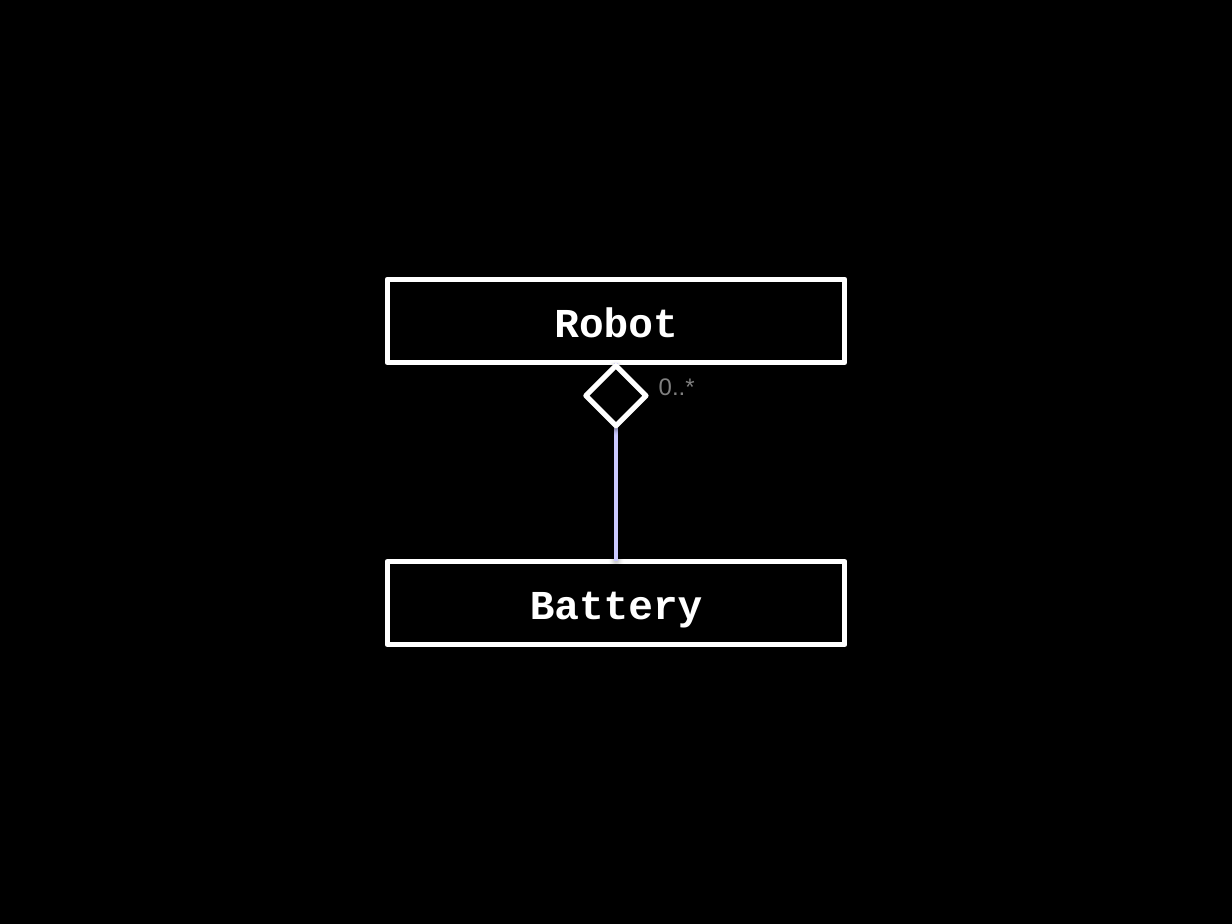
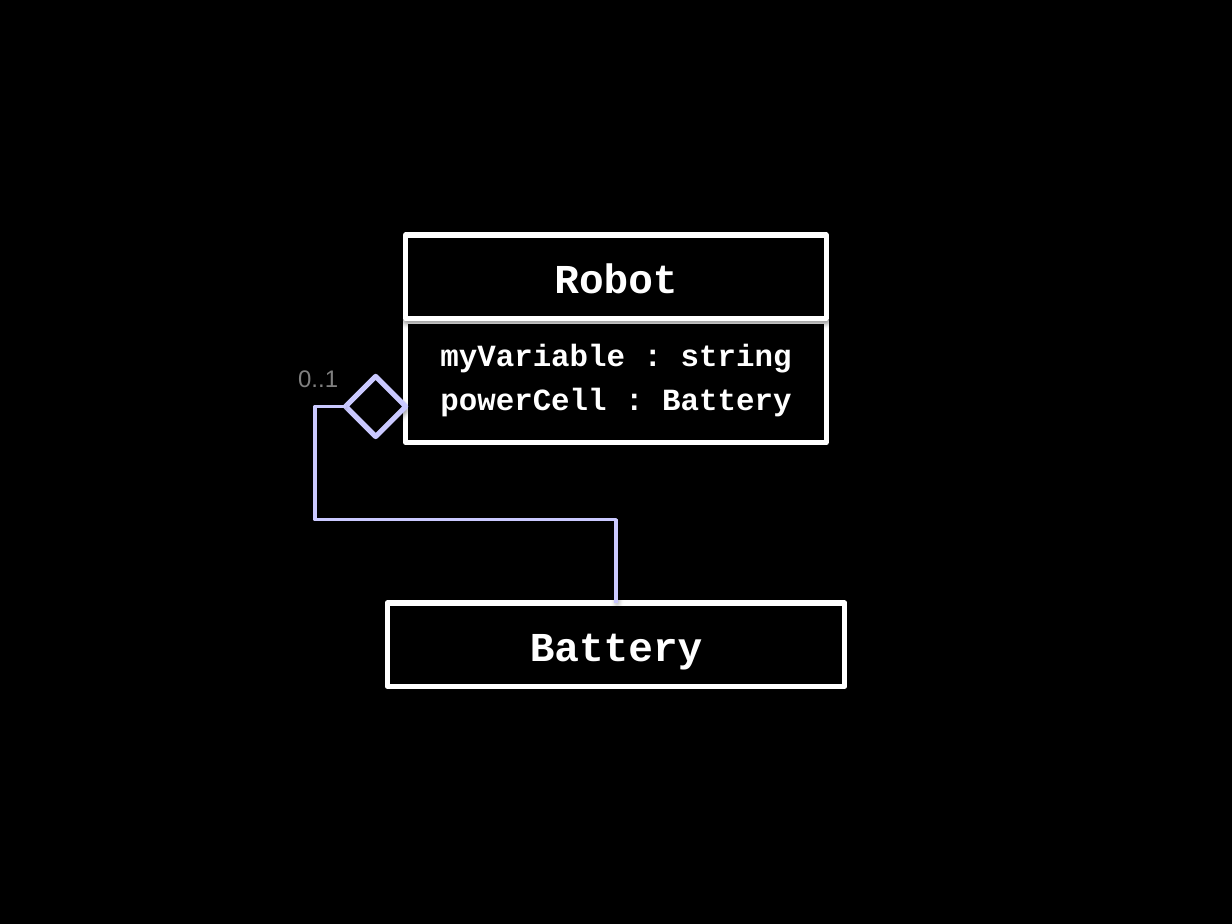
Before and after one commit to socketwench/OOPforObjectHaters, a slide deck: slide 48 of src/OOPforObjectHaters.pptx (slide 47 before the commit). Drawn at 1232x924 pixels with LibreOffice and Linux fonts; fonts in the diff are those of the drawing. Boxes give left, top, right and bottom in pixels: in the first picture for what was removed or moved away, otherwise in the second. Text is boxed around its words. In the diff, an @@ line names an element or a change of style, - is before the commit and + after.

```diff
--- a/src/OOPforObjectHaters.pptx
+++ b/src/OOPforObjectHaters.pptx
@@ rectangle "Robot": place and size @@
-rectangle "Robot" at (387,280,845,363)
+rectangle "Robot" at (405,235,825,319)
@@ rectangle added at (405,322,825,444), fill #000000, outline #FFFFFF 3 pt, 18 pt, text #FFFFFF, bold @@
+myVariable : string
+powerCell : Battery
@@ text at (298,370,338,387): text changed @@
-0..*
+0..1
@@ diamond: place and size @@
-diamond at (586,366,647,426)
+diamond at (346,377,407,437)
@@ diamond at (346,377,407,437): outline #FFFFFF 3 pt to #CAC9FF 3 pt @@
@@ line removed from (616, 562) to (616, 362) @@
@@ elbow line added from (616, 602) to (346, 407), #CAC9FF 2 pt @@
@@ rectangle "Battery": place and size @@
-rectangle "Battery" at (387,562,845,646)
+rectangle "Battery" at (387,602,845,686)
```
Also in this commit, not shown: 12 slides added, 11 other files.
